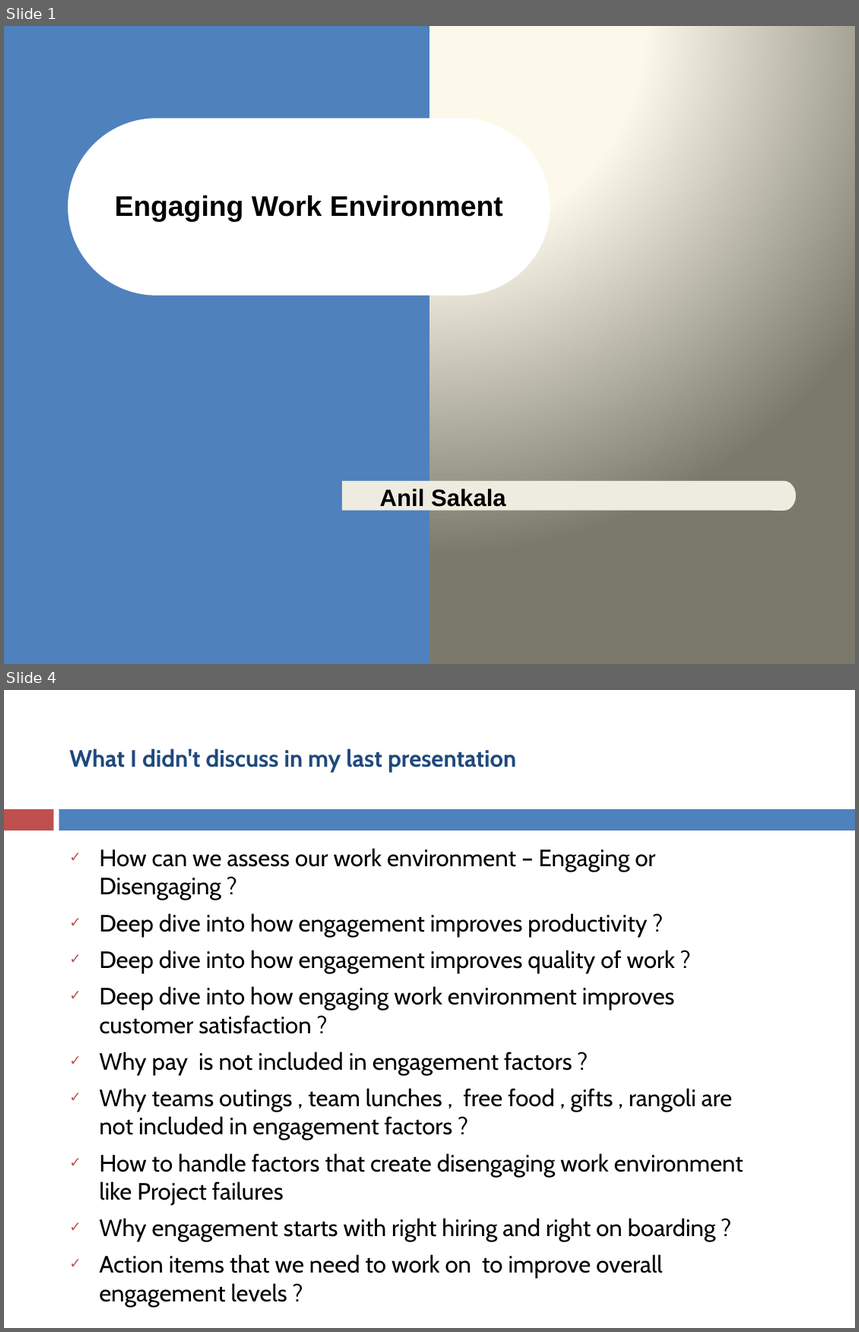
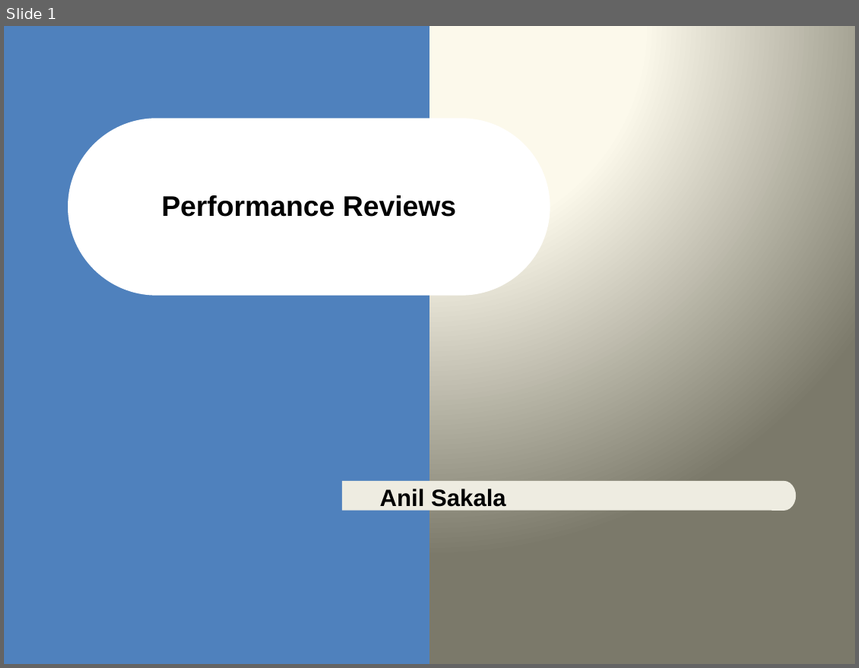
Before and after one commit to asakala/notes, a slide deck: Prokarma/Performance Appraisals.pptx. Shown one above the other, each under a label of ours: slides 1 and 4 before the commit, slide 1 after it; the slides between them are not shown. The pictures are 859x1332 and 859x668 pixels, drawn with LibreOffice and Linux fonts; fonts in the diff are those of the drawing. Boxes give left, top, right and bottom in pixels: in the first picture for what was removed or moved away, otherwise in the second. Text is boxed around its words. In the diff, an @@ line names an element or a change of style, - is before the commit and + after.

```diff
--- a/Prokarma/Performance Appraisals.pptx
+++ b/Prokarma/Performance Appraisals.pptx
@@ slide 4 removed at box(4, 690, 855, 1328), background #FFFFFF @@
@@ title removed at box(69, 749, 516, 772) @@
-What I didn't discuss in my last presentation
@@ rectangle removed at box(4, 809, 53, 831) @@
@@ rectangle removed at box(59, 809, 855, 831) @@
@@ text removed at box(99, 848, 743, 1307) @@
-✓ How can we assess our work environment – Engaging or Disengaging ?
-✓ Deep dive into how engagement improves productivity ?
-✓ Deep dive into how engagement improves quality of work ?
-✓ Deep dive into how engaging work environment improves customer satisfaction ?
-✓ Why pay is not included in engagement factors ?
-✓ Why teams outings , team lunches , free food , gifts , rangoli are not included in engagement factors ?
-✓ How to handle factors that create disengaging work environment like Project failures
-✓ Why engagement starts with right hiring and right on boarding ?
-✓ Action items that we need to work on to improve overall engagement levels ?
@@ slide 1 changed as well @@
@@ title at box(161, 195, 456, 217): text changed @@
-Engaging Work Environment
+Performance Reviews
```
Also in this commit, not shown: 10 other slides changed, 6 slides added, 12 other slides removed, 16 other files.
